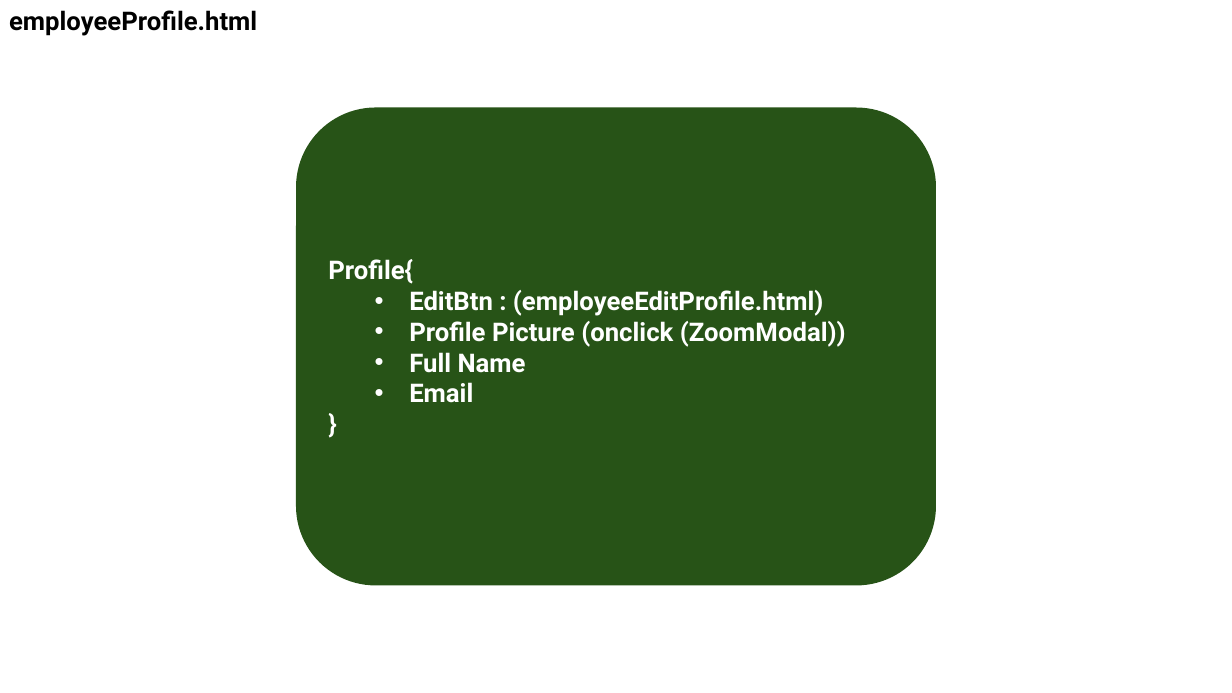
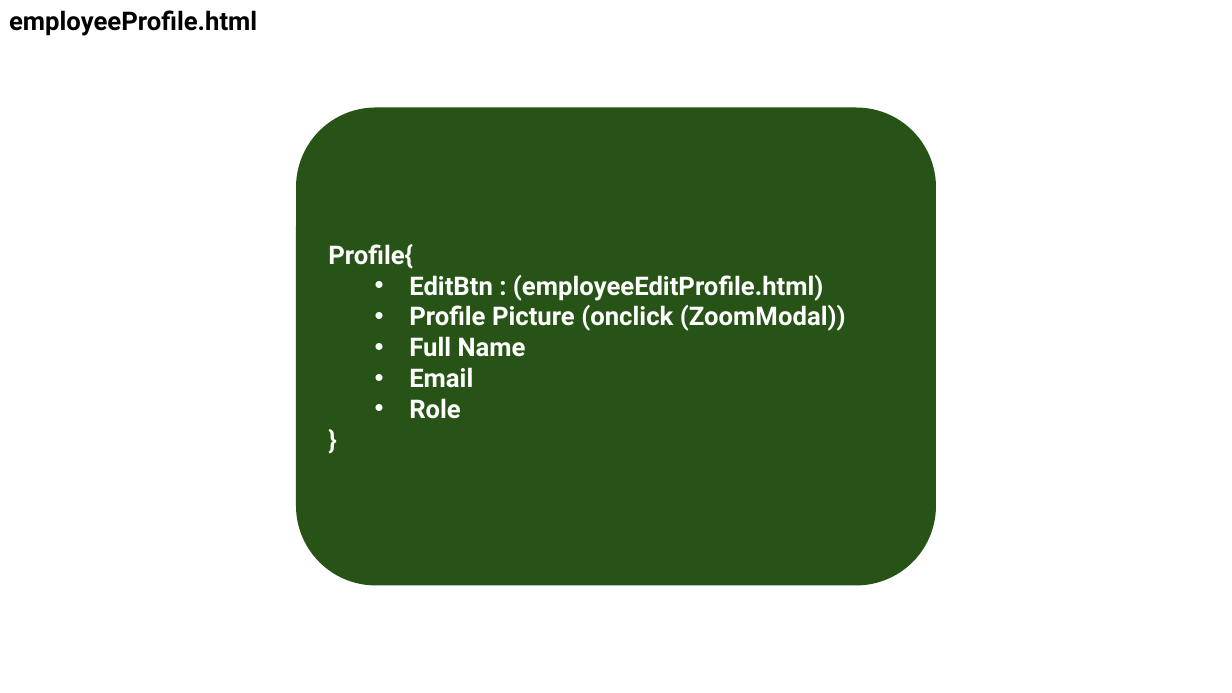
Before and after one commit to Booking-Resevation-Betcha-Homie-House/CAPSTONE-Development-Road-Map, a slide deck: slide 40 of betchaBooking-USECASE.pptx. Drawn at 1232x693 pixels with LibreOffice and Linux fonts; fonts in the diff are those of the drawing. Boxes give left, top, right and bottom in pixels: in the first picture for what was removed or moved away, otherwise in the second. Text is boxed around its words. In the diff, an @@ line names an element or a change of style, - is before the commit and + after.

```diff
--- a/betchaBooking-USECASE.pptx
+++ b/betchaBooking-USECASE.pptx
@@ text in rounded rectangle at box(409, 398, 461, 419): paragraph added @@
+  • Role
```
Also in this commit, not shown: 2 other slides changed, 1 slide added.
